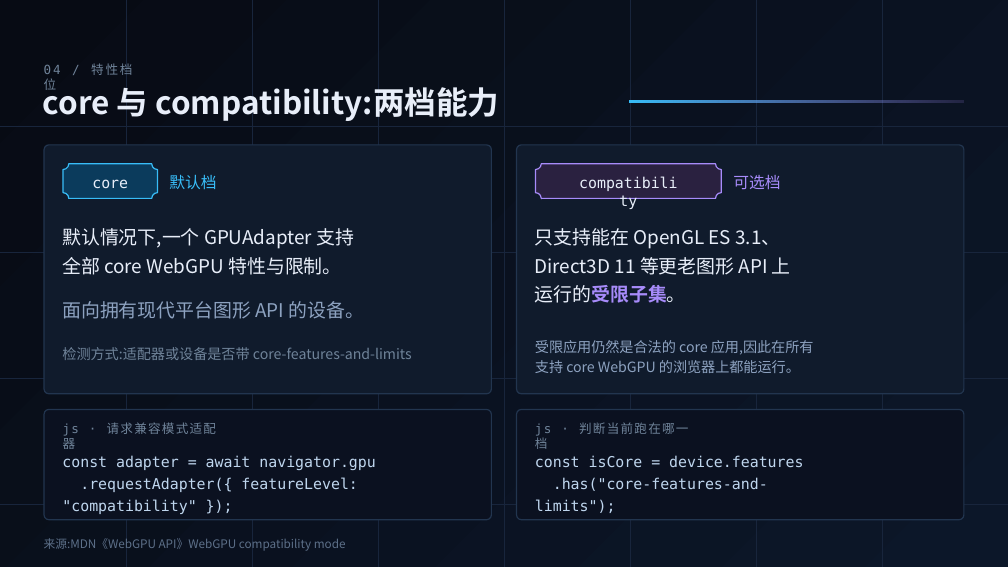
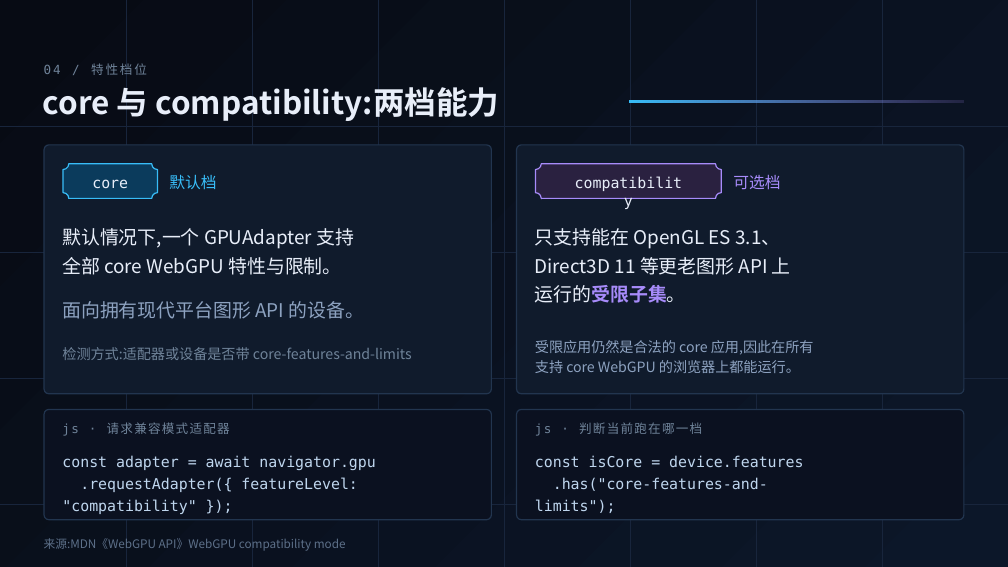
Before and after one commit to hugohe3/ppt-master-examples, a slide deck: slide 5 of examples/ppt169_webgpu_intro_quick/exports/ppt169_webgpu_intro_quick.pptx. Drawn at 1008x567 pixels with LibreOffice and Linux fonts; fonts in the diff are those of the drawing. Boxes give left, top, right and bottom in pixels: in the first picture for what was removed or moved away, otherwise in the second. Text is boxed around its words. In the diff, an @@ line names an element or a change of style, - is before the commit and + after.

```diff
--- a/examples/ppt169_webgpu_intro_quick/exports/ppt169_webgpu_intro_quick.pptx
+++ b/examples/ppt169_webgpu_intro_quick/exports/ppt169_webgpu_intro_quick.pptx
@@ text "04 / 特性档位" rewrapped from bbox=[44, 63, 133, 90] to bbox=[44, 63, 147, 75] @@
@@ text "compatibility" rewrapped from bbox=[578, 174, 679, 197] to bbox=[572, 174, 686, 197] @@
@@ text "js · 请求兼容模式适配器" rewrapped from bbox=[63, 422, 216, 449] to bbox=[62, 422, 230, 436] @@
@@ text "js · 判断当前跑在哪一档" rewrapped from bbox=[535, 422, 688, 449] to bbox=[535, 422, 702, 436] @@
```
Also in this commit, not shown: 11 other slides changed, 8 other files.
